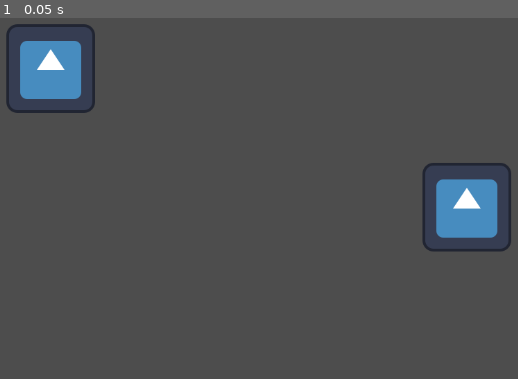
Above: before the commit, frame 1.
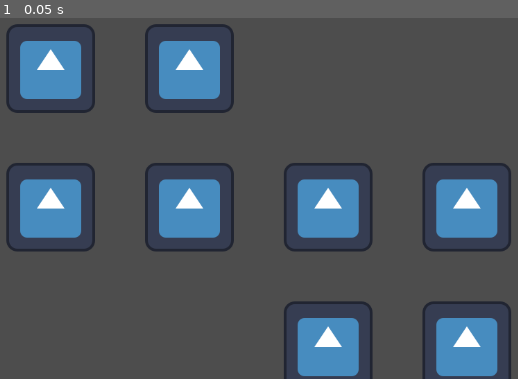
Above: after the commit, the same moment.

Repository: Shykaro/SimulatedAI
Game: Godot game, scene res://Scenes/npc visualization.tscn
Same seed, same stepped clock (60 frames per second), same inputs: the game is played once before the commit and once after it. The engine's default icon, where the game draws it, is replaced by a stand-in: a white triangle on a blue panel in a dark square.
Inputs:
- Up to frame 1 (0.05 s): no input

The runs differ from the first frame. In frame 1, 14% of the frame differs, in the area x 1-99%, y 1-100%.

Commit message:
Trying to fix choices
- Npcs would almost always answer Maike Klein when asked who to call. Even Maike Klein herself.
- Not really fixed, but improved by shuffling the order by which the neighbors are presented

Diff:
--- a/GodotProject/Scripts/GameManager.gd
+++ b/GodotProject/Scripts/GameManager.gd
@@ -1,14 +1,20 @@
 extends Node
 
+class_name GameManager
+
 var time_count: int = 0
-var hour: int = 4
-var time_of_day: String = " am"
+static var hour: int = 8
+static var time_of_day: String = " pm"
 # Called when the node enters the scene tree for the first time.
 func _ready():
-	var _npc0: NPC = NPCManager.create_npc("Maike Klein", "Maike", Vector2(200,200))
-	var _npc1: NPC = NPCManager.create_npc("Gustavo Silva", "Gustavo", Vector2(800,400))
-	get_tree().get_root().get_node("/root/Game/NPCManager").add_child(_npc0)
-	get_tree().get_root().get_node("/root/Game/NPCManager").add_child(_npc1)
+	NPCManager.create_npc("Maike Klein", "Maike", Vector2(200,200))
+	NPCManager.create_npc("Gustavo Silva", "Gustavo", Vector2(800,400))
+	NPCManager.create_npc("Maike Groß", "Maike", Vector2(400,200))
+	NPCManager.create_npc("Gustavo Golda", "Gustavo", Vector2(600,400))
+	NPCManager.create_npc("Maike Medium", "Maike", Vector2(200,400))
+	NPCManager.create_npc("Gustavo Platina", "Gustavo", Vector2(800,600))
+	NPCManager.create_npc("Maike Winzig", "Maike", Vector2(400,400))
+	NPCManager.create_npc("Gustavo Bonza", "Gustavo", Vector2(600,600))
 	#create_npc("Jeff", "phi", 6,  Vector2(800,200))
 	#create_npc("Lara", "phi", 8,  Vector2(200,400))
 	#_npc0.check_for_npc_available() #starts test run of conversation
@@ -31,10 +37,10 @@
 	print("---------------- "+"It is "+str(hour)+time_of_day+". -------------")
 	if(hour==8&&time_of_day==" pm"):
 		for _npc: NPC in NPCManager.npc_list:
-			_npc.request_choice("You are "+ _npc.name + ". It's "+str(hour)+time_of_day+". You may call one of your neighbors. You know "+NPCManager.get_npc_list_as_string()+". Who would you like to call? Answer with just their name. Example: Name")
+			_npc.request_choice()
 	else:
 		for _npc: NPC in NPCManager.npc_list:
-			_npc.request_answer("You are "+ _npc.name + ". It's "+str(hour)+time_of_day+". What are you doing right now? Are you sleeping, working or doing something else?")
+			_npc.request_answer("It's "+str(hour)+time_of_day+". What are you doing right now? Are you sleeping, working or doing something else?")
 
 	increment_time()
 
@@ -46,7 +52,7 @@
 
 func increment_time():
 	hour += 1
-	if(hour==13):
-		hour = 1
+	if(hour==12):
 		if(time_of_day == " am"): time_of_day = " pm"
 		else: time_of_day = " am"
+	if(hour==13): hour=1
--- a/GodotProject/Scripts/Mind.gd
+++ b/GodotProject/Scripts/Mind.gd
@@ -14,10 +14,10 @@
 	var _npc_id: int = conversations.find(_npc)
 	conversations[_npc_id].append(_conversation)
 	var file = FileAccess.open(path, FileAccess.WRITE)
-	file.store_string(json.stringify(_conversation))
+	file.store_string(JSON.stringify(_conversation))
 	file.close()
 
-func summarize_conversation(conversation):
+func summarize_conversation(_conversation):
 	# Zusammenfassungslogik hierher
 	var summary = ""
 	return summary
--- a/GodotProject/Scripts/NPC.gd
+++ b/GodotProject/Scripts/NPC.gd
@@ -8,6 +8,7 @@
 var mind: Mind = Mind.new()
 var is_thinking: bool = false
 var is_choosing: bool = false
+#var choice_attempts: int = 0
 #var timeout_interval: int = 10
 # Called when the node enters the scene tree for the first time.
 func start():
@@ -22,13 +23,14 @@
 
 func _establish_communication(_npc: NPC): #To use for npc to npc conversation
 	if(conversation_partner == null):#if not talking
-		if(_npc.id != self.id): #if the other npc it not self
+		if(_npc.id != self.id): #may not call self
 			if(_npc.conversation_partner == null): # and the other is not talking
 				conversation_partner = _npc
 				conversation_partner.conversation_partner = self
 				_add_line2D() #adds line from self to conversation partner
-				var init_message = "You meet "+conversation_partner.name+". You are "+name+". You have apples on your mind. What do you say? One sentence"
+				var init_message = "You are talking to "+conversation_partner.name+" on the phone. What do you say?"
 				request_answer(init_message)
+				is_choosing = false
 
 func _on_request_completed(_request_handler: RequestHandler, _dict: Dictionary):
 	is_thinking = false
@@ -36,23 +38,29 @@
 	print(self.name+":")
 	print(reply_string)
 	print()
-	if(conversation_partner!=null): _chat_with(reply_string, conversation_partner)
-	if(is_choosing):
+	if(conversation_partner!=null): _chat_with(reply_string, conversation_partner) #respond to other
+	if(is_choosing): #while choosing who to call
 		for _npc: NPC in NPCManager.npc_list:
 			if(_npc.name == reply_string):
-				is_choosing = false
 				_establish_communication(_npc)
-		if(conversation_partner==null): print("No NPC was chosen")
-		is_choosing = false
+		if(conversation_partner==null):
+			print("No NPC was chosen")
+			#if(choice_attempts<=3):
+			#	request_choice()
+			#	print("Attempting anew...")
+			#else: print("Aborting attempt!")
 
 func request_answer(_message: String): #sends a request to own LLM
 	is_thinking = true
 	RequestHandlerManager.start_request(self, _message)
 
-func request_choice(_message: String):
+func request_choice():
 	is_thinking = true
 	is_choosing = true
+	var _message: String = "It's "+str(GameManager.hour)+GameManager.time_of_day+". You may call one of your neighbors. You know "+NPCManager.get_npc_list_as_string_without_self(self)+". Who would you like to call? You may not call youself. Answer with just the name of the person you would like to call or just no if you want to call nobody. Example:<Their Name> <Their Surname> (without the brackets)"
+	#print(_message)
 	RequestHandlerManager.start_request(self, _message)
+	#choice_attempts+=1
 
 func _chat_with(_message: String, _npc: NPC):
 	#print(_message)
@@ -74,11 +82,3 @@
 func _remove_line2D():
 	var _line = self.get_node("Communication Line between "+self.name+" and "+conversation_partner.name)
 	self.remove_child(_line)
-
-
-# Step 1: NPC A asks LLM A what it should say
-# Step 2: NPC A retrieves answer from LLM A
-# Step 3: NPC A sends message to NPC B
-# Step 4: NPC B sends LLM B message of NPC A
-# Step 5: NPC B retrieves answer from LLM B
-# Step 6: NPC B sends message to NPC A
--- a/GodotProject/Scripts/NPCManager.gd
+++ b/GodotProject/Scripts/NPCManager.gd
@@ -2,10 +2,12 @@
 
 class_name NPCManager
 
+static var instance: NPCManager
 static var npc_list: Array = []
 static var npc_scene: PackedScene
 
 func _ready():
+	instance = self
 	print("DEBUG: instantiating NPCs...")
 	npc_scene = load("res://Scenes/npc.tscn")
 
@@ -17,6 +19,7 @@
 
 static func create_npc(_given_name: String, _given_llm: String, _given_position: Vector2):
 	var _npc: NPC = npc_scene.instantiate()
+	instance.add_child(_npc)
 	_npc.name = _given_name
 	_npc.associated_llm = _given_llm
 	npc_list.append(_npc)
@@ -26,7 +29,19 @@
 
 static func get_npc_list_as_string():
 	var list_as_string: String = ""
-	for _npc: NPC in NPCManager.npc_list:
-		if(list_as_string==""): list_as_string+=_npc.name
-		list_as_string+=", "+_npc.name
+	var shuffled_npc_list: Array = npc_list.duplicate()
+	shuffled_npc_list.shuffle()
+	for _npc_in_list: NPC in shuffled_npc_list:
+		if(list_as_string==""): list_as_string+=_npc_in_list.name
+		list_as_string+=", "+_npc_in_list.name
 	return list_as_string
+
+static func get_npc_list_as_string_without_self(_npc):
+	var list_as_string: String = ""
+	var shuffled_npc_list: Array = npc_list.duplicate()
+	shuffled_npc_list.shuffle()
+	for _npc_in_list: NPC in shuffled_npc_list:
+		if(_npc_in_list!=_npc):
+			if(list_as_string==""): list_as_string+=_npc_in_list.name
+			else: list_as_string+=", "+_npc_in_list.name
+	return list_as_string
